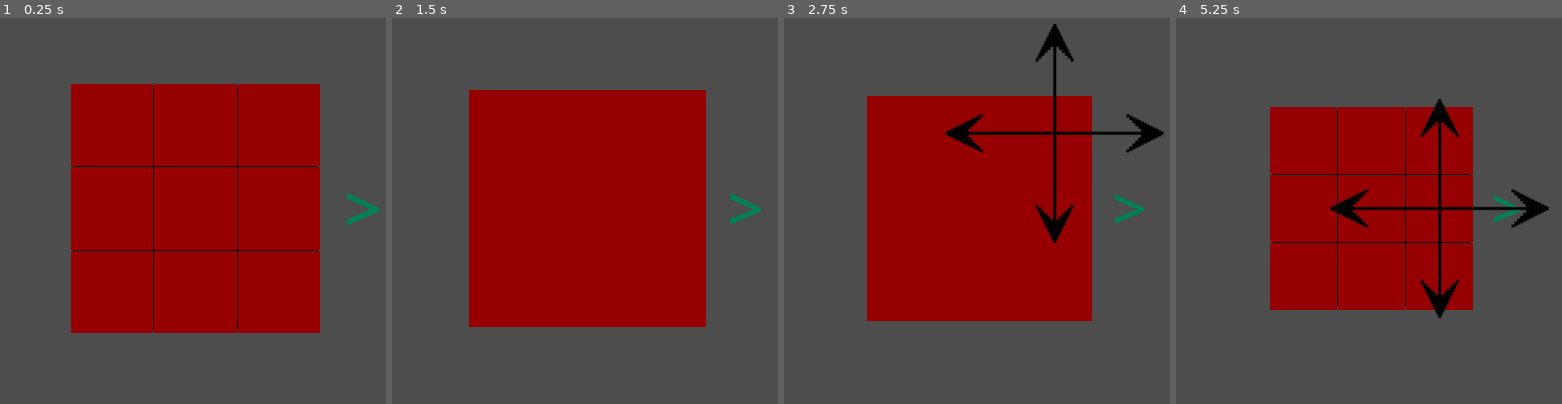
Above: before the commit, frames 1-4 (left to right).
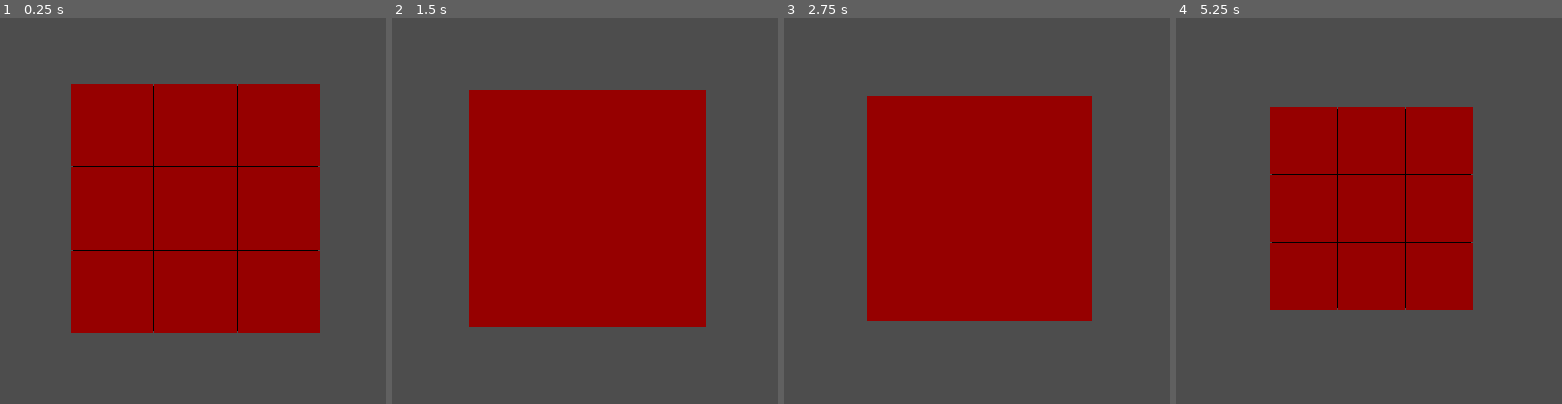
Above: after the commit, the same moments.

Repository: yannprada/n-cube
Game: Godot game, scene res://playground.tscn
Same seed, same stepped clock (60 frames per second), same inputs: the game is played once before the commit and once after it.
Inputs (mouse positions are in pixels of both pictures, inside the frame that each line leads up to):
- Up to frame 1 (0.25 s): no input
- Up to frame 2 (1.5 s): tap Enter at 0.5 s; move the mouse to (762, 187) at 0.52 s; tap Mouse wheel down (MWD) at 0.6 s; click (762, 187) at 0.67 s; tap Space at 1.25 s; drag from (426, 230) to (546, 299) at 1.27 s
- Up to frame 3 (2.75 s): tap Enter at 2 s; move the mouse to (1058, 110) at 2.02 s; tap Mouse wheel down (MWD) at 2.1 s; click (1058, 110) at 2.17 s
- Up to frame 4 (5.25 s): tap Space at 2.75, 4.25 s; drag from (1330, 299) to (outside the picture) at 2.77 s; tap Enter at 3.5 s; move the mouse to (outside the picture) at 3.52 s; tap Mouse wheel down (MWD) at 3.6, 5.1 s; click (outside the picture) at 3.67 s; drag from (outside the picture) to (1253, 95) at 4.27 s; move the mouse to (1411, 207) at 5.02 s; click (1411, 207) at 5.17 s

The runs differ from the first frame. In frame 1, 0.2% of the frame differs, in the area x 89-99%, y 45-54%; in frame 2, 0.2%; in frame 3, 2.5%, in the area x 41-99%, y 1-59%; in frame 4, 2.4%.

Commit message:
3d arrows

Diff:
--- a/arrow.gd
+++ b/arrow.gd
@@ -2,6 +2,8 @@
 
 const ARROW_ON: Resource = preload("res://material/arrow_on.tres")
 const ARROW_OFF: Resource = preload("res://material/arrow_off.tres")
+
+signal clicked
 
 
 func _on_mouse_entered() -> void:
@@ -12,5 +14,7 @@
 	%Mesh.mesh.material = ARROW_OFF
 
 
-func _on_input_event(camera: Node, event: InputEvent, event_position: Vector3, normal: Vector3, shape_idx: int) -> void:
-	print(event)
+func _on_input_event(camera: Node, event: InputEvent, event_position: Vector3, normal: Vector3,
+		shape_idx: int) -> void:
+	if event is InputEventMouseButton and event.button_index == MOUSE_BUTTON_LEFT:
+		clicked.emit()
--- /dev/null
+++ b/arrows.gd
@@ -0,0 +1,20 @@
+extends Node3D
+
+const ARROW_SCENE: PackedScene = preload("res://arrow.tscn")
+const size: int = 3
+
+
+#func _ready() -> void:
+	## Create one arrow for each face(6), layer(6), direction(2)
+	#for vector in [
+		#Vector3i.UP, Vector3i.DOWN,
+		#Vector3i.LEFT, Vector3i.RIGHT,
+		#Vector3i.BACK, Vector3i.FORWARD
+	#]:
+		#for vector2 in [
+			#Vector3i.UP, Vector3i.DOWN,
+			#Vector3i.LEFT, Vector3i.RIGHT,
+			#Vector3i.BACK, Vector3i.FORWARD
+		#]:
+			#var normal = vector.cross(vector2)
+			#print(normal)
--- a/cube.gd
+++ b/cube.gd
@@ -71,49 +71,49 @@
 		boxes[box.position] = box
 
 
-func _unhandled_input(event: InputEvent) -> void:
-	if event is InputEventMouseButton and event.button_index == MOUSE_BUTTON_LEFT:
-		if event.is_pressed():
-			var intersect = get_intersect()
-			if intersect:
-				first_intersect = intersect
-			return
-
-		if event.is_released():
-			# align Pivot
-			if rot_total > 3*PI/4:
-				%Pivot.transform.basis = Basis().rotated(rot_axis, PI)
-			elif rot_total > PI/4:
-				%Pivot.transform.basis = Basis().rotated(rot_axis, PI/2)
-			else:
-				%Pivot.transform.basis = Basis()
-			reset()
-			return
-
-	if event is InputEventMouseMotion:
-		if Input.is_mouse_button_pressed(MOUSE_BUTTON_LEFT) and first_intersect:
-			if is_dragging:
-				%Pivot.rotate(rot_axis, MOUSE_SENSITIVITY)
-				rot_total += MOUSE_SENSITIVITY
-				return
-
-			var intersect = get_intersect()
-			if intersect:
-				if first_intersect.length(intersect) < 1:
-					# distance between first click and this event < cube size
-					return
-
-				var direction = first_intersect.direction_to(intersect)
-				var axis = Utils.get_closest_axis(to_local(direction))
-				if axis == Vector3i.ZERO:
-					return
-				rot_axis = Vector3(axis).cross(-to_local(intersect.normal))
-				rot_boxes = get_boxes(rot_axis, intersect.box)
-				# reparent boxes
-				for box in rot_boxes:
-					box.reparent(%Pivot)
-				is_dragging = true
-				return
+#func _unhandled_input(event: InputEvent) -> void:
+	#if event is InputEventMouseButton and event.button_index == MOUSE_BUTTON_LEFT:
+		#if event.is_pressed():
+			#var intersect = get_intersect()
+			#if intersect:
+				#first_intersect = intersect
+			#return
+		#
+		#if event.is_released():
+			## align Pivot
+			#if rot_total > 3*PI/4:
+				#%Pivot.transform.basis = Basis().rotated(rot_axis, PI)
+			#elif rot_total > PI/4:
+				#%Pivot.transform.basis = Basis().rotated(rot_axis, PI/2)
+			#else:
+				#%Pivot.transform.basis = Basis()
+			#reset()
+			#return
+#
+	#if event is InputEventMouseMotion:
+		#if Input.is_mouse_button_pressed(MOUSE_BUTTON_LEFT) and first_intersect:
+			#if is_dragging:
+				#%Pivot.rotate(rot_axis, MOUSE_SENSITIVITY)
+				#rot_total += MOUSE_SENSITIVITY
+				#return
+			#
+			#var intersect = get_intersect()
+			#if intersect:
+				#if first_intersect.length(intersect) < 1:
+					## distance between first click and this event < cube size
+					#return
+				#
+				#var direction = first_intersect.direction_to(intersect)
+				#var axis = Utils.get_closest_axis(to_local(direction))
+				#if axis == Vector3i.ZERO:
+					#return
+				#rot_axis = Vector3(axis).cross(-to_local(intersect.normal))
+				#rot_boxes = get_boxes(rot_axis, intersect.box)
+				## reparent boxes
+				#for box in rot_boxes:
+					#box.reparent(%Pivot)
+				#is_dragging = true
+				#return
 
 
 func get_intersect() -> Intersect:
--- a/playground.tscn
+++ b/playground.tscn
@@ -3,7 +3,7 @@
 [ext_resource type="Script" uid="uid://bcbxf3anv5und" path="res://cube.gd" id="1_rupst"]
 [ext_resource type="Script" uid="uid://chk6eg4huwbvs" path="res://camera_pivot.gd" id="2_m8u5f"]
 [ext_resource type="Script" uid="uid://b5yke2pp1xypg" path="res://camera.gd" id="2_wt17y"]
-[ext_resource type="PackedScene" uid="uid://dis0jw1vlcial" path="res://arrow.tscn" id="4_is3ju"]
+[ext_resource type="Script" uid="uid://cvlafvx42vlmu" path="res://arrows.gd" id="4_is3ju"]
 
 [node name="Playground" type="Node3D"]
 
@@ -21,5 +21,5 @@
 transform = Transform3D(1, 0, 0, 0, 1, 0, 0, 0, 1, 0, 0, 5)
 script = ExtResource("2_wt17y")
 
-[node name="Arrow" parent="." instance=ExtResource("4_is3ju")]
-transform = Transform3D(5, 0, 0, 0, 5, 0, 0, 0, 5, 2, 0, 1.5)
+[node name="Arrows" type="Node3D" parent="."]
+script = ExtResource("4_is3ju")
--- a/square.gd
+++ b/square.gd
@@ -17,20 +17,9 @@
 	Vector3(0, -1, 0): preload("res://material/green.tres"),
 }
 var coordinates: Vector3i
-var highlighted: bool = false
 
 
 func post_init(coords: Vector3i):
 	coordinates = coords
 	rotation = ROTATION[coords]
 	%Surface.set_surface_override_material(0, COLOR[coords])
-
-
-func _on_static_body_3d_mouse_entered() -> void:
-	%Highlight.show()
-	highlighted = true
-
-
-func _on_static_body_3d_mouse_exited() -> void:
-	%Highlight.hide()
-	highlighted = false
--- a/square.tscn
+++ b/square.tscn
@@ -1,7 +1,6 @@
-[gd_scene load_steps=5 format=3 uid="uid://g8nxfueu7gum"]
+[gd_scene load_steps=4 format=3 uid="uid://g8nxfueu7gum"]
 
 [ext_resource type="Script" uid="uid://dn3q8y7fgv1eo" path="res://square.gd" id="1_2eeqm"]
-[ext_resource type="Texture2D" uid="uid://bgye3haupjdpr" path="res://highlight.png" id="2_5epwn"]
 
 [sub_resource type="QuadMesh" id="QuadMesh_8lkhj"]
 
@@ -20,13 +19,3 @@
 
 [node name="CollisionShape3D" type="CollisionShape3D" parent="Surface/StaticBody3D"]
 shape = SubResource("ConcavePolygonShape3D_2eeqm")
-
-[node name="Highlight" type="Sprite3D" parent="."]
-unique_name_in_owner = true
-transform = Transform3D(0.5, 0, 0, 0, 0.5, 0, 0, 0, 0.5, 0, 0, 0.51)
-visible = false
-fixed_size = true
-texture = ExtResource("2_5epwn")
-
-[connection signal="mouse_entered" from="Surface/StaticBody3D" to="." method="_on_static_body_3d_mouse_entered"]
-[connection signal="mouse_exited" from="Surface/StaticBody3D" to="." method="_on_static_body_3d_mouse_exited"]
Not shown, added: arrows.gd.uid
